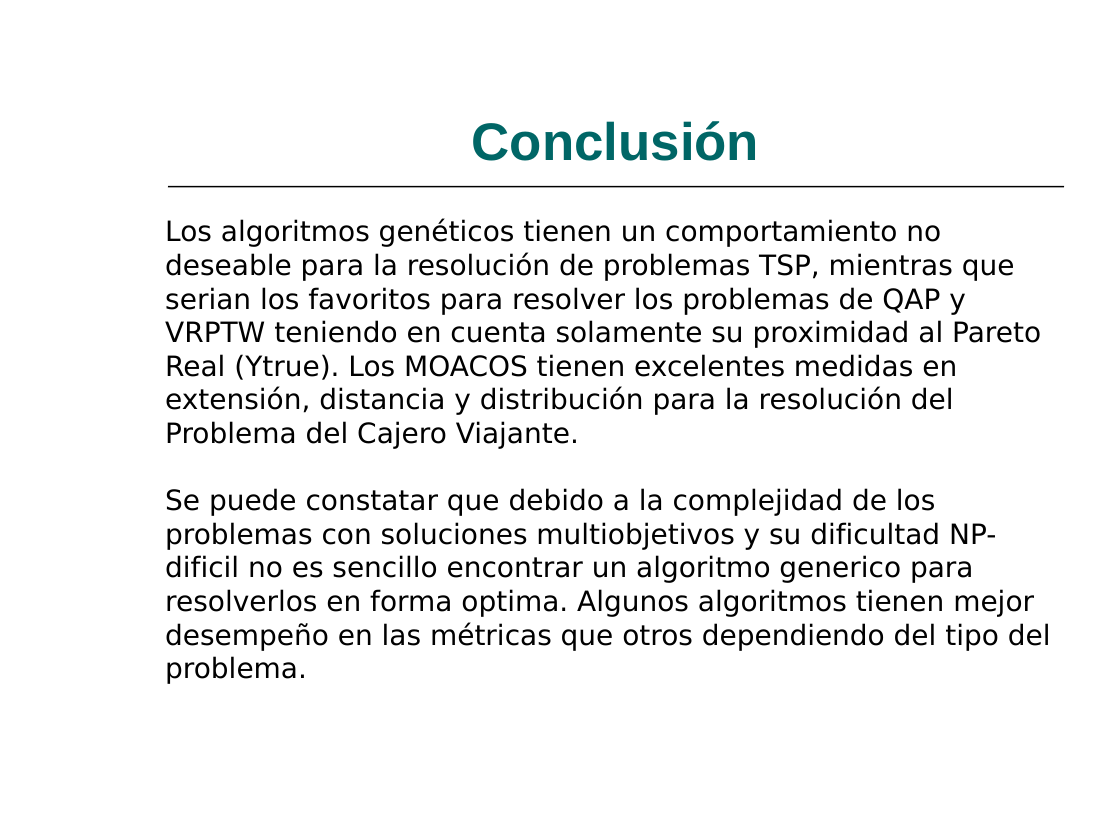
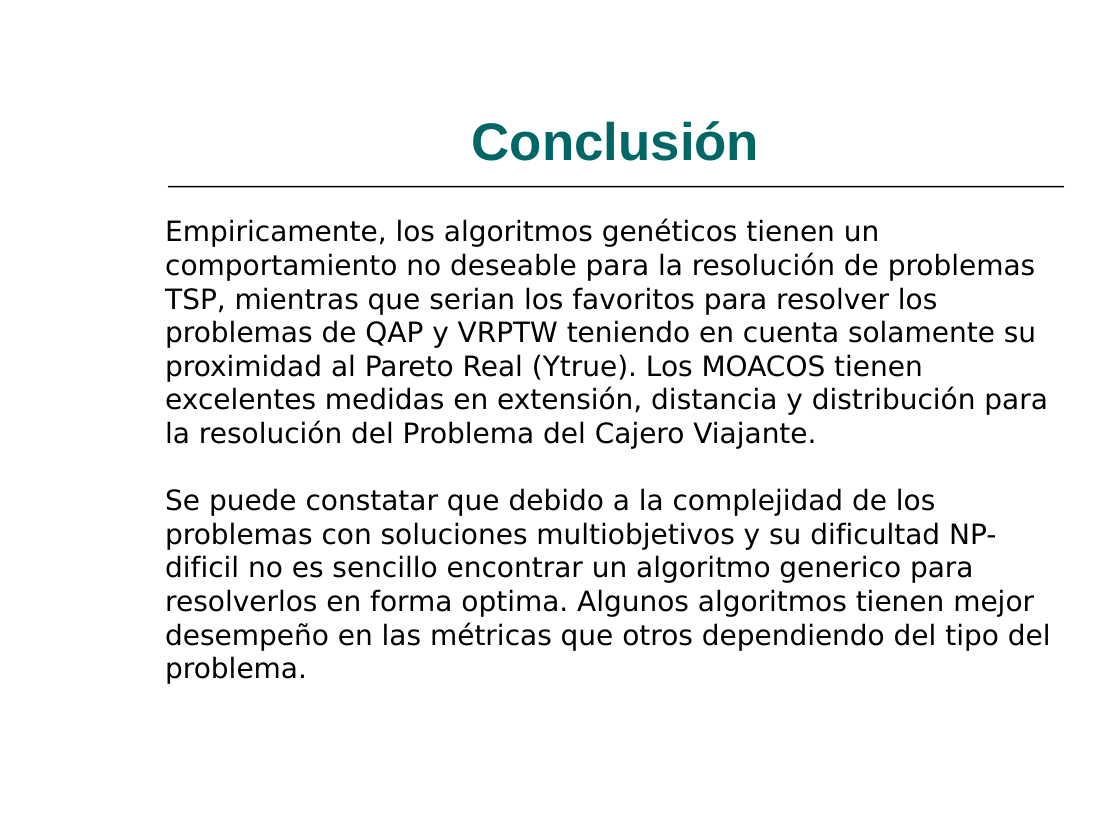
Before and after one commit to lokolte/ia-2008, a slide deck: slide 15 of TrabajoPracticoFinal/Diapositiva/DiapositivaM3asMoacsNsgaSpea.ppt (slide 16 before the commit). Drawn at 1120x840 pixels with LibreOffice and Linux fonts; fonts in the diff are those of the drawing. Boxes give left, top, right and bottom in pixels: in the first picture for what was removed or moved away, otherwise in the second. Text is boxed around its words. In the diff, an @@ line names an element or a change of style, - is before the commit and + after.

```diff
--- a/TrabajoPracticoFinal/Diapositiva/DiapositivaM3asMoacsNsgaSpea.ppt
+++ b/TrabajoPracticoFinal/Diapositiva/DiapositivaM3asMoacsNsgaSpea.ppt
@@ text at bbox=[165, 219, 1048, 449]: text changed @@
-Los algoritmos genéticos tienen un comportamiento no deseable para la resolución de problemas TSP, mientras que serian los favoritos para resolver los problemas de QAP y VRPTW teniendo en cuenta solamente su proximidad al Pareto Real (Ytrue). Los MOACOS tienen excelentes medidas en extensión, distancia y distribución para la resolución del Problema del Cajero Viajante.
+Empiricamente, los algoritmos genéticos tienen un comportamiento no deseable para la resolución de problemas TSP, mientras que serian los favoritos para resolver los problemas de QAP y VRPTW teniendo en cuenta solamente su proximidad al Pareto Real (Ytrue). Los MOACOS tienen excelentes medidas en extensión, distancia y distribución para la resolución del Problema del Cajero Viajante.
```
Also in this commit, not shown: 4 other slides changed, 6 slides added, 7 slides removed.
